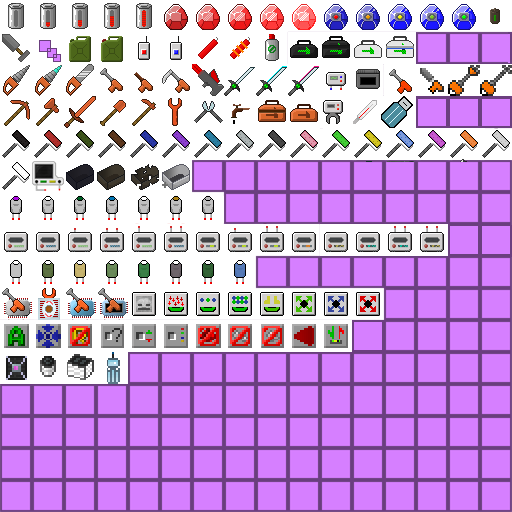
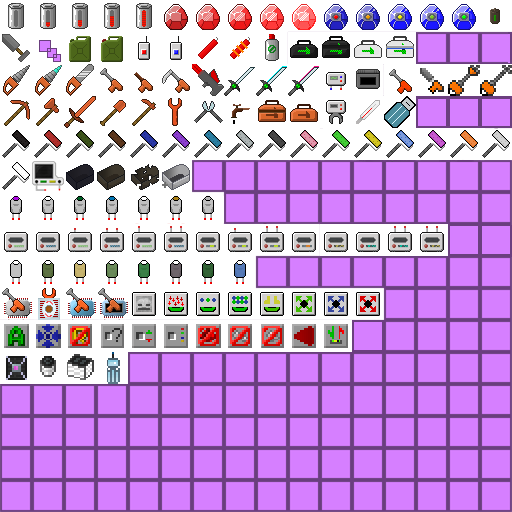
Layers edited between the first and the second 512 × 512 image:
painted on "item_1.png" over [323, 96, 474, 162]
